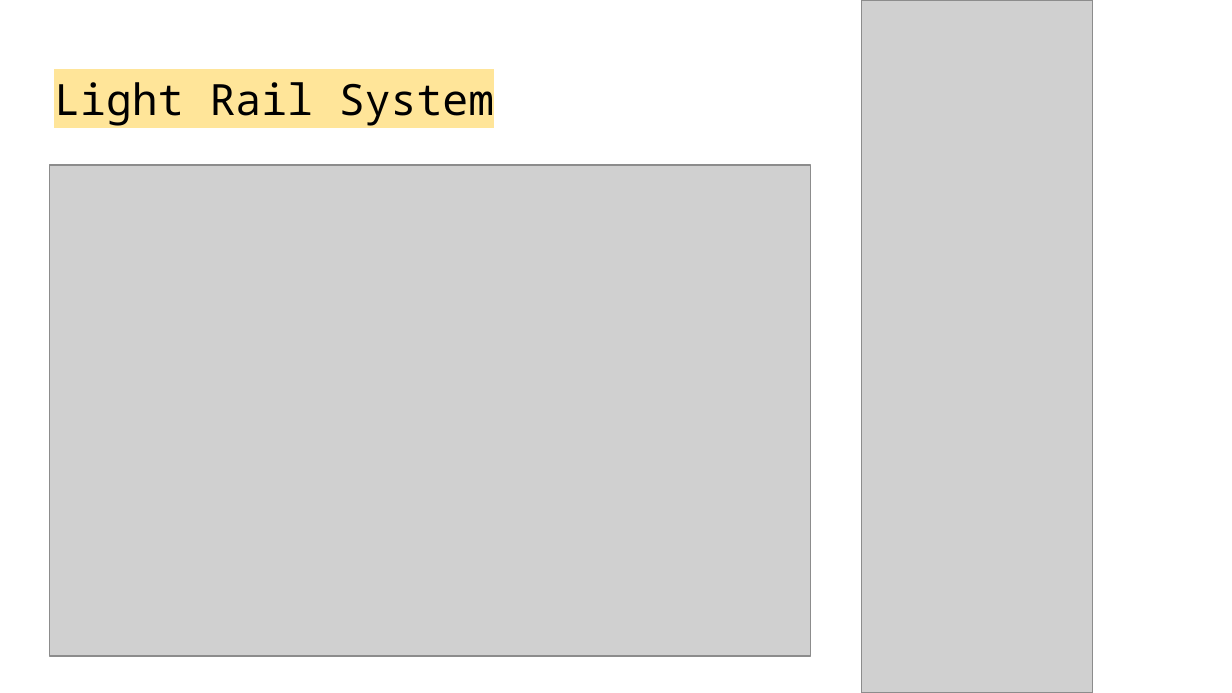
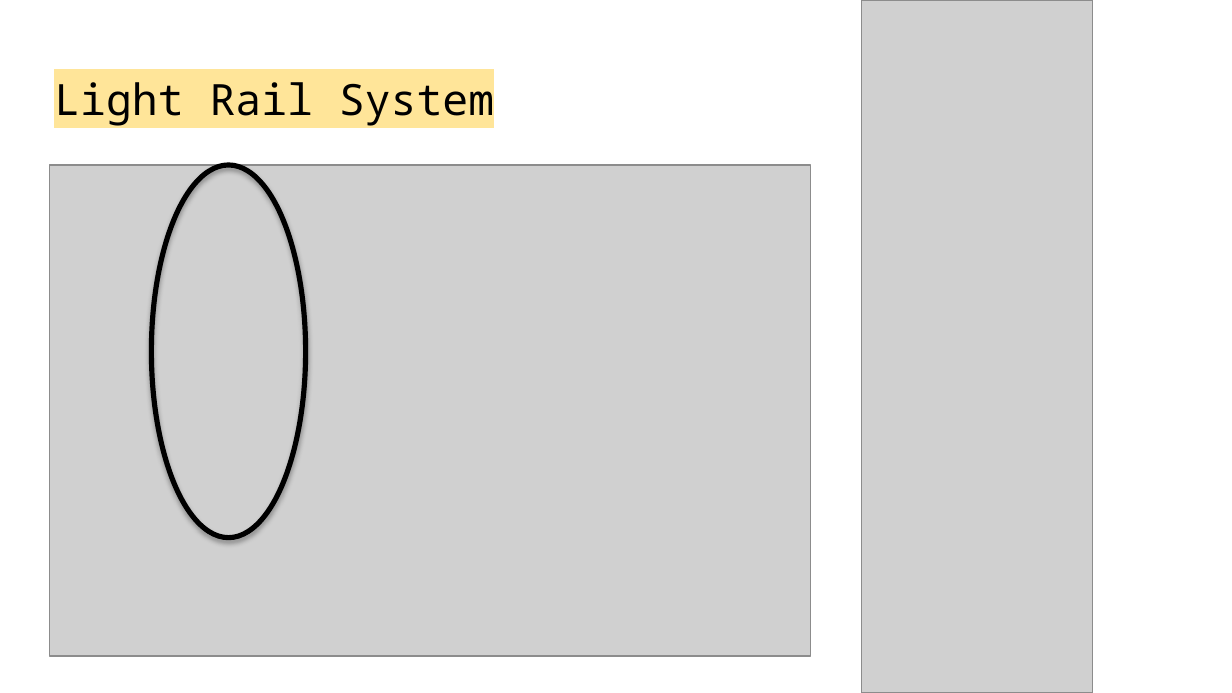
Before and after one commit to m254572/TEAMIC23045, a slide deck: slide 3 of TEAM IC23045.pptx. Drawn at 1232x693 pixels with LibreOffice and Linux fonts; fonts in the diff are those of the drawing; grey boxes stand for pictures. Boxes give left, top, right and bottom in pixels: in the first picture for what was removed or moved away, otherwise in the second. Text is boxed around its words. In the diff, an @@ line names an element or a change of style, - is before the commit and + after.

```diff
--- a/TEAM IC23045.pptx
+++ b/TEAM IC23045.pptx
@@ ellipse added at (x1=152, y1=165, x2=306, y2=538), outline #000000 3 pt @@
```
Also in this commit, not shown: 1 other slide changed, 5 slides added, 5 slides removed.
